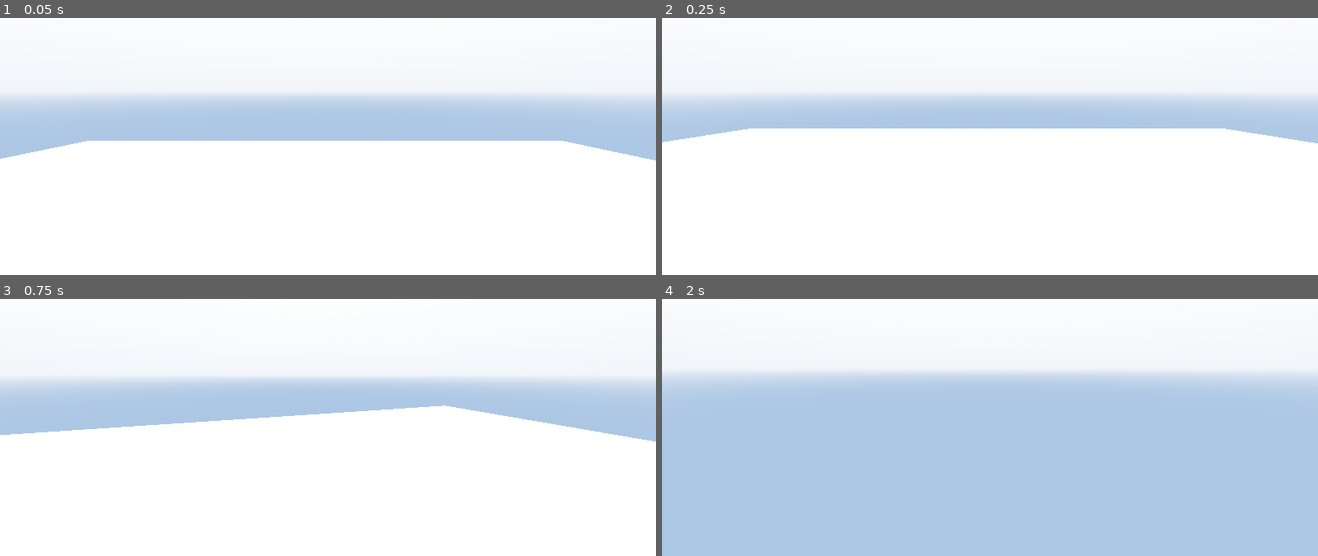
Above: before the commit, frames 1-4 (two rows, left to right).
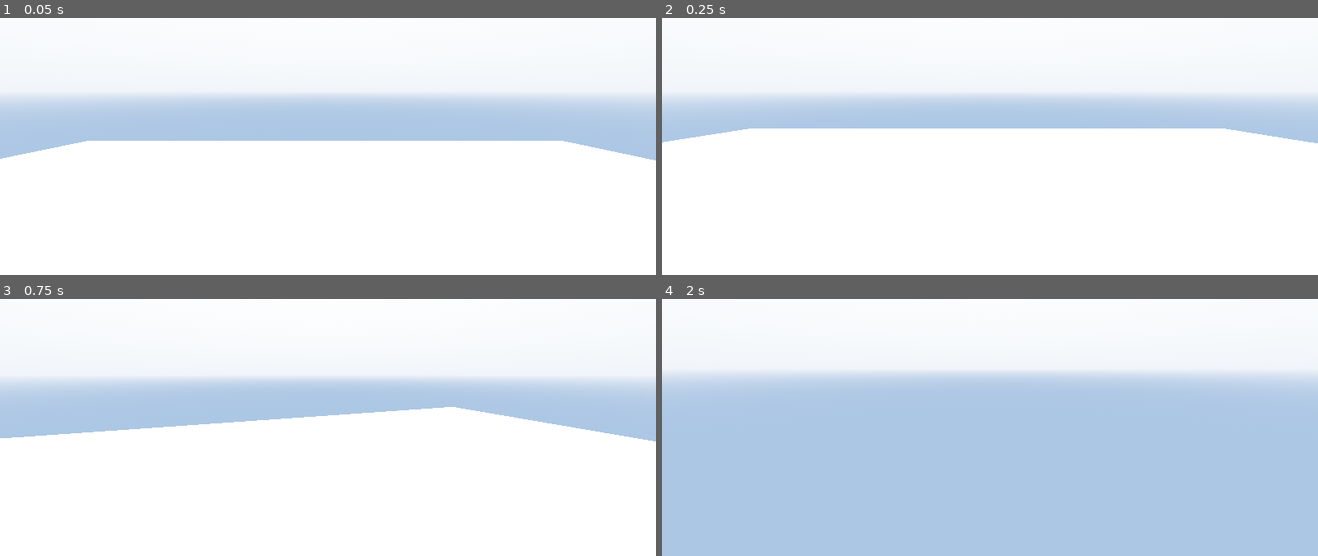
Above: after the commit, the same moments.

Repository: Titruc/IDWN
Game: Godot game, scene res://game/data/scene/game_controler.tscn
The game is run twice, just before and just after one commit, with the same random seed, the same clock (stepped at 60 frames per second) and the same inputs.
Inputs (mouse positions are in pixels of both pictures, inside the frame that each line leads up to):
- Up to frame 1 (0.05 s): no input
- Up to frame 2 (0.25 s): no input
- Up to frame 3 (0.75 s): tap Enter at 0.5 s; move the mouse to (360, 370) at 0.52 s; hold W (up) from 0.53 s (still down); hold Shift (sprint) from 0.53 s (still down)
- Up to frame 4 (2 s): keep holding W (up); tap Space (jump) at 0.77, 0.8, 1.07, 1.35, 1.52, 1.82 s; move the mouse to (957, 373) at 1.27 s; release Shift (sprint) at 1.28 s; tap Shift (sprint) at 1.55 s

The runs differ from the first frame. In frame 1, less than 0.1% of the frame differs, in the area x 2-98%, y 48-55%; in frame 2, less than 0.1%; in frame 3, 0.7%, in the area x 0-100%, y 41-56%; in frame 4, nothing differs.

Commit message:
velocity component + playerAttribute

Diff:
--- /dev/null
+++ b/editor/component/velocity_component.tscn
@@ -0,0 +1,6 @@
+[gd_scene load_steps=2 format=3 uid="uid://d03p635q2nmy"]
+
+[ext_resource type="Script" path="res://game/data/script/component/velocityComponent.gd" id="1_a7wgi"]
+
+[node name="velocityComponent" type="Node"]
+script = ExtResource("1_a7wgi")
--- a/game/data/scene/player.tscn
+++ b/game/data/scene/player.tscn
@@ -1,6 +1,20 @@
-[gd_scene load_steps=4 format=3 uid="uid://dwxc0nojql6tp"]
+[gd_scene load_steps=7 format=3 uid="uid://dwxc0nojql6tp"]
 
 [ext_resource type="Script" path="res://game/data/script/entity/player/default/controler.gd" id="1_d2vbu"]
+[ext_resource type="PackedScene" uid="uid://d03p635q2nmy" path="res://editor/component/velocity_component.tscn" id="2_ler7n"]
+[ext_resource type="Script" path="res://game/data/script/ressources/player/playerAttribute.gd" id="2_mss32"]
+
+[sub_resource type="Resource" id="Resource_04fj1"]
+script = ExtResource("2_mss32")
+WALK_SPEED = 5.0
+SPRINT_SPEED = 7.5
+SPEED_VARIATION = 1.0
+JUMP_VELOCITY = 4.5
+SENSITIVITY = 0.005
+FOV = 75
+FOV_VARIATION = 20.0
+BOB_FREQUENTY = 2.0
+BOB_AMPLITUDE = 0.06
 
 [sub_resource type="CapsuleMesh" id="CapsuleMesh_u3t1x"]
 radius = 0.15
@@ -9,8 +23,10 @@
 [sub_resource type="ConvexPolygonShape3D" id="ConvexPolygonShape3D_0wadm"]
 points = PackedVector3Array(0.142026, 0.685575, 0.116624, -0.162698, -0.711031, -0.0610912, -0.137264, -0.711031, -0.11 …(931 unchanged characters)…
 
-[node name="CharacterBody3D" type="CharacterBody3D"]
+[node name="CharacterBody3D" type="CharacterBody3D" node_paths=PackedStringArray("velocityHandler")]
 script = ExtResource("1_d2vbu")
+playerAttribute = SubResource("Resource_04fj1")
+velocityHandler = NodePath("velocityComponent")
 
 [node name="MeshInstance3D" type="MeshInstance3D" parent="."]
 mesh = SubResource("CapsuleMesh_u3t1x")
@@ -22,3 +38,5 @@
 
 [node name="playerCamera" type="Camera3D" parent="head"]
 transform = Transform3D(1, 0, 0, 0, 1, 0, 0, 0, 1, 0, 0.610856, 0.0914609)
+
+[node name="velocityComponent" parent="." instance=ExtResource("2_ler7n")]
--- /dev/null
+++ b/game/data/script/component/velocityComponent.gd
@@ -0,0 +1,62 @@
+@icon("res://editor/assets/component/velocityComponent.png")
+extends Node
+class_name velocityComponent
+
+var Velocity : Vector3 = Vector3(0, 0, 0)
+
+func setCurrentVelocity(velocity):
+	'''
+	set the Velocity to velocity
+	PARAMETER velocity TYPE Vector3
+	RETURN None
+	'''
+	Velocity = velocity
+
+func applyGravity(gravityForce : float, delta : float):
+	'''
+	apply the gravity to the velocity (by default gravity have a force of 9.8)
+	PARAMETER velocity TYPE vector3, gravityForce TYPE float, delta TYPE float
+	RETURN None
+	'''
+	Velocity.y -= gravityForce * delta
+
+func setVelocityX(velocityX : float):
+	'''
+	set Velocity.x to velocityX
+	PARAMETER velocityX TYPE float
+	RETURN None
+	'''
+	Velocity.x = velocityX
+
+func setVelocityY(velocityY : float):
+	'''
+	set Velocity.y to velocityZ
+	PARAMETER velocityY TYPE float
+	RETURN None
+	'''
+	Velocity.y = velocityY
+
+func setVelocityZ(velocityZ : float):
+	'''
+	set Velocity.z to velocityZ
+	PARAMETER velocityZ TYPE float
+	RETURN None
+	'''
+	Velocity.z = velocityZ
+
+func setVelocityXZ(velocityXZ : Vector2):
+	'''
+	set velocity.x and velocity.z as velocityXZ[0] and velocityXZ[1] (use for movement)
+	PARAMETER velocityXZ TYPE Vector2
+	RETURN None
+	'''
+	Velocity.x = velocityXZ[0]
+	Velocity.z = velocityXZ[1]
+
+func getFinalVelocity():
+	'''
+	get Velocity
+	PARAMETER none
+	RETURN Velocity TYPE Vector3
+	'''
+	return Velocity
--- a/game/data/script/entity/player/default/controler.gd
+++ b/game/data/script/entity/player/default/controler.gd
@@ -1,16 +1,7 @@
 extends CharacterBody3D
 
 #const for move
-const WALK_SPEED : float = 5.0
-const SPRINT_SPEED : float = 7.5
-const JUMP_VELOCITY : float = 4.5
-const SENSITIVITY : float = 0.005
-const FOV : int = 75
-const FOV_VARIATION : float = 20.0
-
-#const for bobing head
-const BOB_FREQUENTY : float = 2.0
-const BOB_AMPLITUDE : float = 0.06
+@export var playerAttribute : playerAttribute
 
 #var for movement
 var speed : float = 0.0
@@ -18,81 +9,67 @@
 
 #var for juicy stuff
 var bob_progress : float = 0.0
-
 #var for other stuff
 var gravity : float = 9.8
 
 @onready var head = $head
 @onready var camera = $head/playerCamera
-#@onready var hand = $head/playerCamera/hand#
+@export var velocityHandler : velocityComponent
 
 func _ready():
 	Input.set_mouse_mode(Input.MOUSE_MODE_CAPTURED)
 
 func _unhandled_input(event):
+
+	#head turn
 	if event is InputEventMouseMotion:
-		head.rotate_y(-event.relative.x * SENSITIVITY)
-		camera.rotate_x(-event.relative.y * SENSITIVITY)
+		head.rotate_y(-event.relative.x * playerAttribute.SENSITIVITY)
+		camera.rotate_x(-event.relative.y * playerAttribute.SENSITIVITY)
 		camera.rotation.x = clamp(camera.rotation.x, deg_to_rad(-60),deg_to_rad(60))
 
 func _physics_process(delta):
 	# Add the gravity.
+	velocityHandler.setCurrentVelocity(velocity)
+
 	if isAbleToMove:
 		if not is_on_floor():
-			velocity.y -= gravity * delta
+			velocityHandler.applyGravity(gravity, delta)
 
 		# Handle Jump.
 		if Input.is_action_just_pressed("jump") and is_on_floor():
-			velocity.y = JUMP_VELOCITY
+			velocityHandler.setVelocityY(playerAttribute.JUMP_VELOCITY)
 
 		#sprint and walk
 
 		#and speed and camera fov
 		if Input.is_action_pressed("sprint"):
-			speed = lerp(speed,SPRINT_SPEED,0.1)
-			camera.fov = lerp(camera.fov, FOV+(FOV_VARIATION * clamp(velocity.length(),0,1)), 0.1)
+			speed = lerp(speed,playerAttribute.SPRINT_SPEED,playerAttribute.SPEED_VARIATION)
+			camera.fov = lerp(camera.fov, playerAttribute.FOV+(playerAttribute.FOV_VARIATION * clamp(velocity.length(),0,1)), 0.1)
 
 		else:
-			speed = lerp(speed,WALK_SPEED,0.1)
-			camera.fov = lerp(camera.fov, float(FOV), 0.1)
+			speed = lerp(speed,playerAttribute.WALK_SPEED,playerAttribute.SPEED_VARIATION)
+			camera.fov = lerp(camera.fov, float(playerAttribute.FOV), 0.1)
 
 		#handle direction
 		var input_dir = Input.get_vector("left", "right", "up", "down")
 		var direction = (head.transform.basis * Vector3(input_dir.x, 0, input_dir.y)).normalized()
 
 		if direction:
-			velocity.x = direction.x * speed
-			velocity.z = direction.z * speed
+			velocityHandler.setVelocityXZ(Vector2(direction.x * speed,direction.z * speed))
 		else:
-			velocity.x = 0.0
-			velocity.z = 0.0
-		if(not is_on_floor()):
-			velocity.x = lerp(velocity.x, direction.x * speed,delta*2.0)
-			velocity.y = lerp(velocity.y, direction.y * speed,delta*2.0)
+			velocityHandler.setVelocityXZ(Vector2(0, 0))
+
 		#head bobing
 		bob_progress += delta * velocity.length() * float(is_on_floor())
 		camera.transform.origin = _headbob(bob_progress)
+
+		velocity = velocityHandler.getFinalVelocity()
 		move_and_slide()
-
-	#handle interaction/interoperate object
-	#if Input.is_action_just_pressed("right_click"):
-		#if hand.is_colliding():
-			#var collision = hand.get_collider()
-			#if collision.get_parent().has_method("interactableObject"):
-				#collision.get_parent().interactableObject(self)
-	#if Input.is_action_just_pressed("left_click"):
-		#if hand.is_colliding():
-			#var collision = hand.get_collider()
-			#if collision.get_parent().has_method("interoperateObject"):
-				#collision.get_parent().interoperateObject(self)
-
-
-
 
 func _headbob(time) -> Vector3:
 	var pos : Vector3 = Vector3.ZERO
-	pos.y = sin(time * BOB_FREQUENTY) * BOB_AMPLITUDE
-	pos.x = cos(time * BOB_FREQUENTY/2.0) * BOB_AMPLITUDE
+	pos.y = sin(time * playerAttribute.BOB_FREQUENTY) * playerAttribute.BOB_AMPLITUDE
+	pos.x = cos(time * playerAttribute.BOB_FREQUENTY/2.0) * playerAttribute.BOB_AMPLITUDE
 	return pos
 
 func _on_area_3d_area_entered(area):
--- /dev/null
+++ b/game/data/script/ressources/player/playerAttribute.gd
@@ -0,0 +1,14 @@
+extends Resource
+class_name playerAttribute
+
+@export var WALK_SPEED : float = 5.0
+@export var SPRINT_SPEED : float = 7.5
+@export var SPEED_VARIATION :  float = 0.5
+@export var JUMP_VELOCITY : float = 4.5
+@export var SENSITIVITY : float = 0.005
+@export var FOV : int = 75
+@export var FOV_VARIATION : float = 20.0
+
+#const for bobing head
+@export var BOB_FREQUENTY : float = 2.0
+@export var BOB_AMPLITUDE : float = 0.06
Binary file added: editor/assets/component/velocityComponent.png
Not shown, added: editor/assets/component/velocityComponent.png.import
